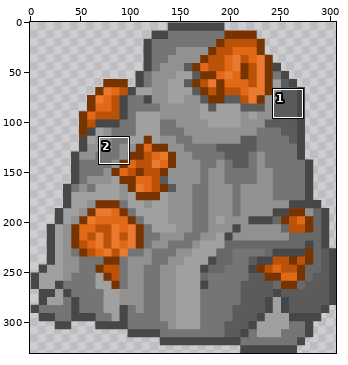
A sprite sheet gets an edit: src/main/resources/static/sprites/world-objects/rock_copper_ore.png. Above, an overview of the earlier version with the close-up marked.
Close-up. The starting point:
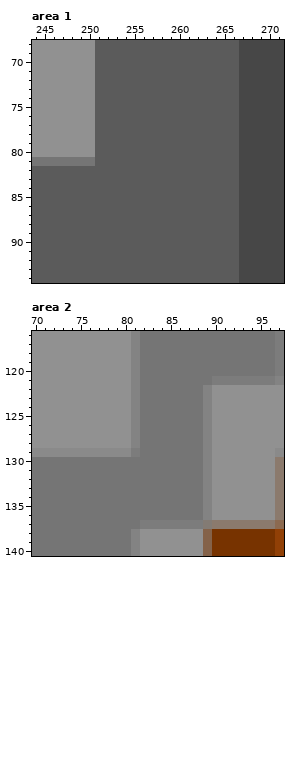
The file is 306x331 pixels. Pixels under 10% opacity are left out. Colours within 5 levels of each other are drawn and written as one. Shown: area 1: x 244..271, y 68..94; area 2: x 70..97, y 116..140. The commit also changed other parts of the picture, which this record leaves out.
After the commit:
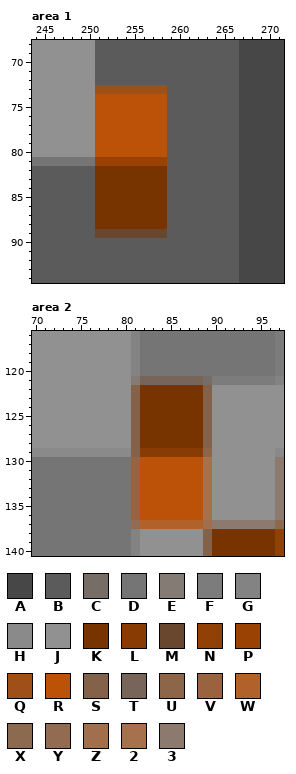
Palette (. is transparent): A #474747  B #5b5b5b  C #756d66  D #757575  E #837b74  F #7c7c7c  G #838383  H #8a8a8a  J #919191  K #773300  L #883b02  M #69472e  N #914006  P #9a4204  Q #9f4f18  R #bc5108  S #846249  T #766558  U #8d664a  V #99633f  W #b1612a  X #8c6a50  Y #936b50  Z #a16f4c  2 #a7714d  3 #8b7a6d
Changes in this commit:
Area 1:
y 73: x 251..258 BBBBBBBB -> QQQQQQQQ
y 74..80: x 251..258 BBBBBBBB -> RRRRRRRR
y 81: x 251..258 BBBBBBBB -> PPPPPPPP
y 82..88: x 251..258 BBBBBBBB -> KKKKKKKK
y 89: x 251..258 BBBBBBBB -> MMMMMMMM
Area 2:
y 121: x 81..89 GDDDDDDDD -> ETTTTTTTC
y 122..128: x 81..89 GDDDDDDDG -> SKKKKKKKS
y 129: x 81..89 FDDDDDDDG -> SLLLLLLLU
y 130..136: x 81..89 DDDDDDDDG -> VRRRRRRR2
y 137: x 81..89 DFFFFFFFE -> YWWWWWWWZ
